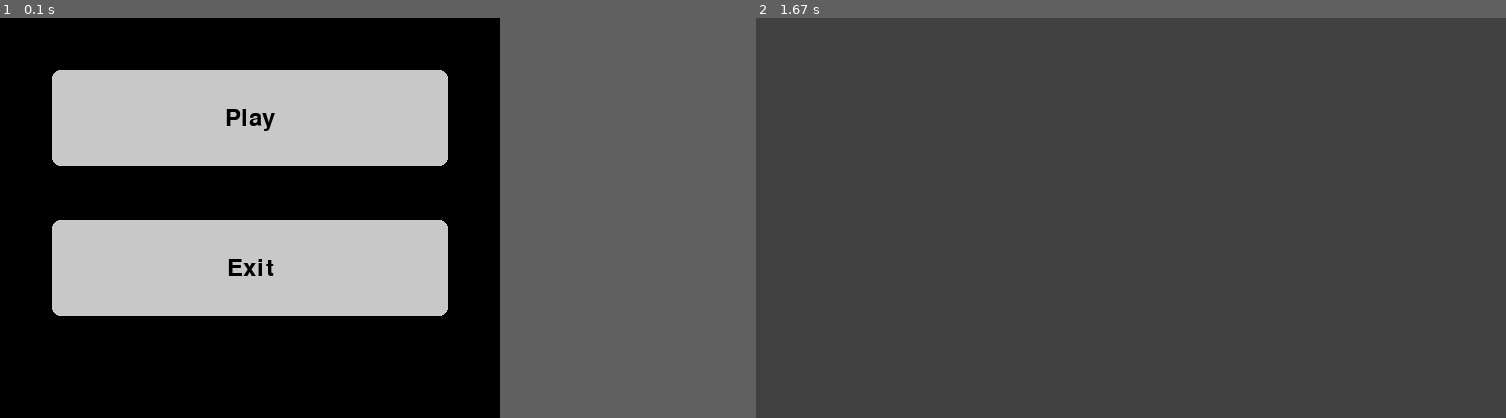
Above: before the commit, frames 1-2 (left to right).
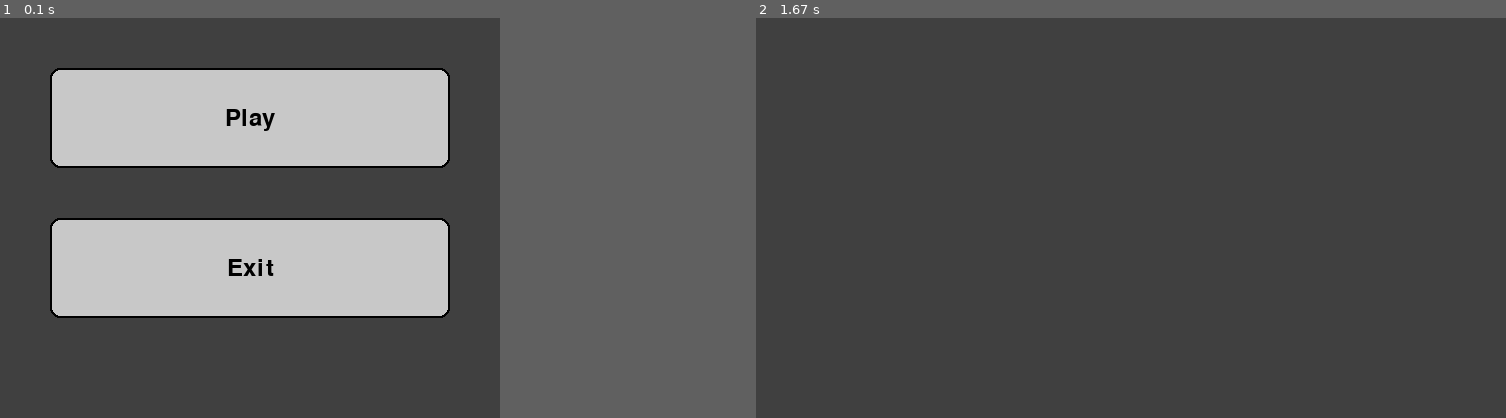
Above: after the commit, the same moments.

Repository: logan-a-richey/tetravex_pygame
Game: pygame game, started from src/main.py
Two runs of this game, one before a commit and one after it. Both use one fixed random seed, a clock stepped at 60 frames per second and the inputs below.
Inputs (mouse positions are in pixels of both pictures, inside the frame that each line leads up to):
- Up to frame 1 (0.1 s): no input
- Up to frame 2 (1.67 s): press the mouse at (1003, 118) at 0.37 s; move the mouse to (996, 114) at 0.47 s; release the mouse at (988, 110) at 0.6 s

The runs differ from the first frame. In frame 1, 40% of the frame differs, in the area x 0-67%, y 0-100%; in frame 2, nothing differs.

Commit message:
fixed circular imports

Diff:
--- a/src/scenes/game_manager.py
+++ b/src/scenes/game_manager.py
@@ -1,9 +1,13 @@
 # game_manager.py
 
 import os
+import warnings
+from typing import Tuple, List, Dict, Union
+
+# hide pygame warnings
 os.environ['PYGAME_HIDE_SUPPORT_PROMPT'] = "hide"
 
-import warnings
+# hide pygame warnings
 warnings.filterwarnings(
     "ignore",
     message="Your system is avx2 capable.*",
@@ -11,18 +15,17 @@
 )
 
 import pygame
+
+# project imports
 from core.logger import get_logger
-from typing import Tuple, List, Dict, Union
-
 from scenes.base_scene import BaseScene
 from scenes.title_scene import TitleScene
-#from scenes.level_select_scene import LevelSelectScene
 from scenes.gameplay_scene import GameplayScene
-#from scenes.option_scene import OptionScene
-#from scenes.highscore_scene import HighscoreScene
 from user_interface.colors import GameColors
 
 class GameManager:
+    ''' Controls game state and logic '''
+
     def __init__(self):
         # logging setup
         self.logger = get_logger(__name__)
@@ -77,11 +80,17 @@
             elif event.type == pygame.MOUSEBUTTONUP:
                 self.on_mouse_up()
 
-    def queue_scene(self, scene_constructor: BaseScene):
-        self._pending_scene = scene_constructor
-
-    def exit_game(self):
-        self.running = False
+    def change_scene(self, scene_name: str, *args, **kwargs):
+        if scene_name == "title_scene":
+            self._pending_scene = TitleScene(self)
+        elif scene_name == "gameplay_scene":
+            board_size = kwargs.get("board_size", 3)
+            self._pending_scene = GameplayScene(self, board_size)
+        elif scene_name == "exit":
+            self.running = False
+        else:
+            self.logger.error("Invalid scene name {}. Exiting program".format(scene_name))
+            exit(1)
 
     def update_scene(self):
         if self._pending_scene:
--- a/src/scenes/gameplay_scene.py
+++ b/src/scenes/gameplay_scene.py
@@ -1,10 +1,11 @@
 # gameplay_scene.py
 
 import pygame
+
 from scenes.base_scene import BaseScene
-#from scenes.title_scene import TitleScene
-from core.button import Button
 
+# TODO
+# from core.button import Button
 # from assets.board import Board
 # from assets.tile import Tile
 # from assets.bad_rect import BadRect
@@ -37,4 +38,5 @@
         pass
 
     def draw(self):
+        # background
         self.manager.screen.fill("#404040")
--- a/src/scenes/title_scene.py
+++ b/src/scenes/title_scene.py
@@ -6,7 +6,6 @@
 
 from scenes.base_scene import BaseScene
 from core.button import Button
-from scenes.gameplay_scene import GameplayScene
 
 class TitleScene(BaseScene):
     def __init__(self, manager):
@@ -14,8 +13,8 @@
 
 
         self.buttons: List[Button] = [
-            Button(self.manager, func=lambda: self.manager.queue_scene(GameplayScene(self.manager, board_size=3)), text="Play"),
-            Button(self.manager, func=lambda: self.manager.exit_game(), text="Exit"),
+            Button(self.manager, func=lambda: self.manager.change_scene("gameplay_scene", board_size=3), text="Play"),
+            Button(self.manager, func=lambda: self.manager.change_scene("exit"), text="Exit"),
         ]
 
         margin = 50
@@ -54,5 +53,9 @@
             b.on_mouse_up()
 
     def draw(self):
+        # background
+        self.manager.screen.fill("#404040")
+
+        # buttons
         for b in self.buttons:
             b.draw()
